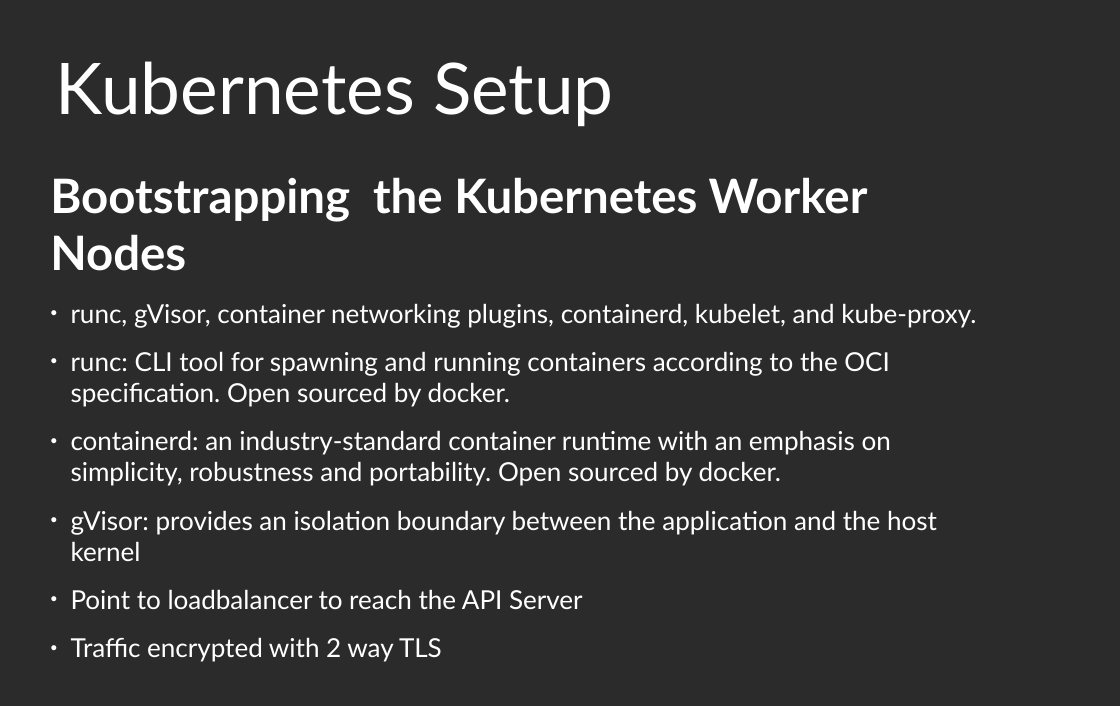
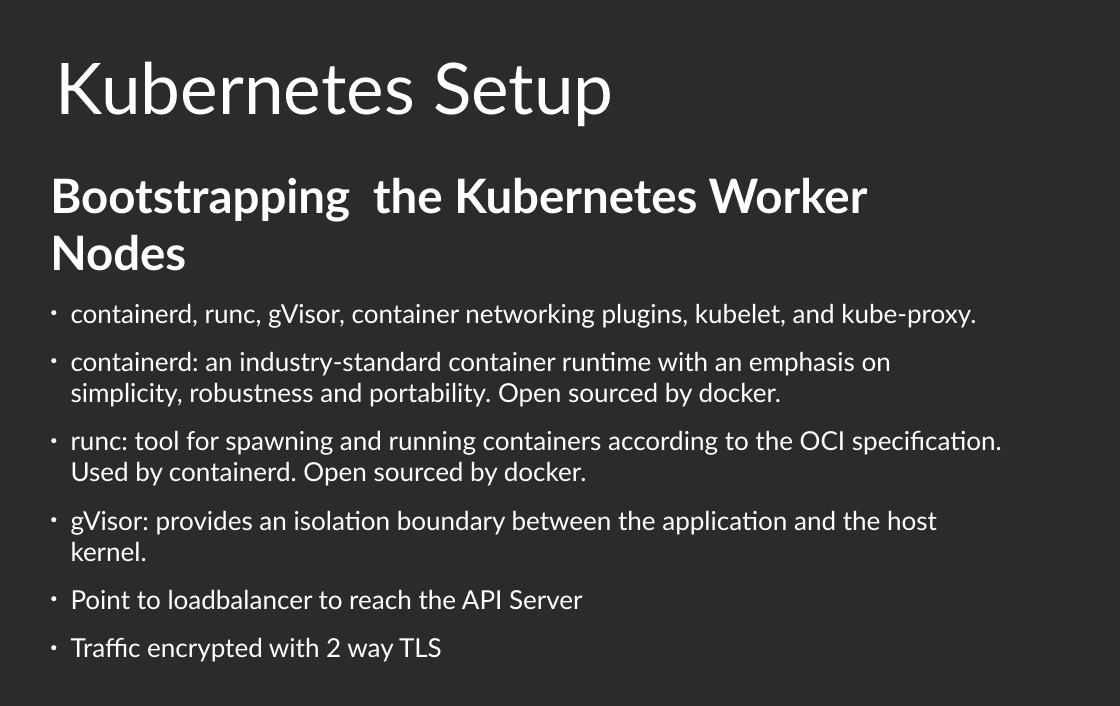
Before and after one commit to floriankammermann/kubernetes-presentation, a slide deck: slide 29 of kubernetes_presentation.odp (slide 30 before the commit). Drawn at 1120x706 pixels with LibreOffice and Linux fonts; fonts in the diff are those of the drawing; background and template pictures are left out; a plain dark background stands for a picture behind light text. Boxes give left, top, right and bottom in pixels: in the first picture for what was removed or moved away, otherwise in the second. Text is boxed around its words. In the diff, an @@ line names an element or a change of style, - is before the commit and + after.

```diff
--- a/kubernetes_presentation.odp
+++ b/kubernetes_presentation.odp
@@ text at box(71, 303, 976, 327): text changed @@
-● runc, gVisor, container networking plugins, containerd, kubelet, and kube-proxy.
-● runc: CLI tool for spawning and running containers according to the OCI specification. Open sourced by docker.
+● containerd, runc, gVisor, container networking plugins, kubelet, and kube-proxy.
@@ text at box(71, 430, 1002, 561): text changed @@
-● gVisor: provides an isolation boundary between the application and the host kernel
+● runc: tool for spawning and running containers according to the OCI specification. Used by containerd. Open sourced by docker.
+● gVisor: provides an isolation boundary between the application and the host kernel.
```
Also in this commit, not shown: 13 other slides changed, 2 slides removed.
